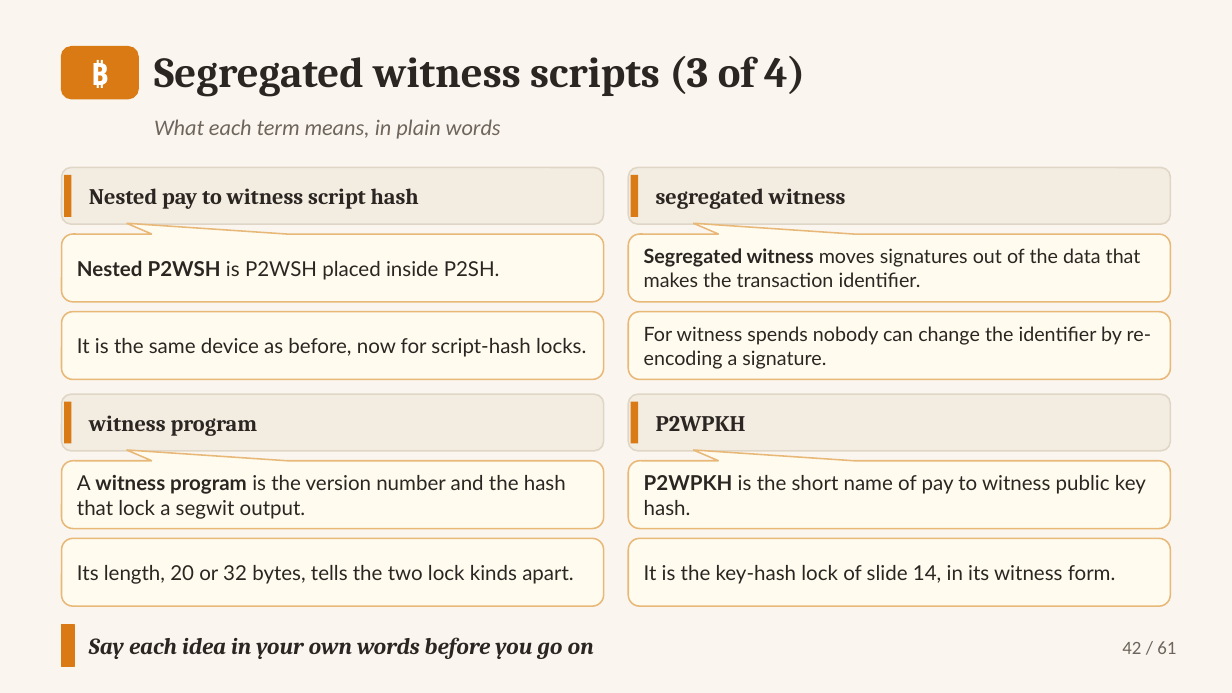
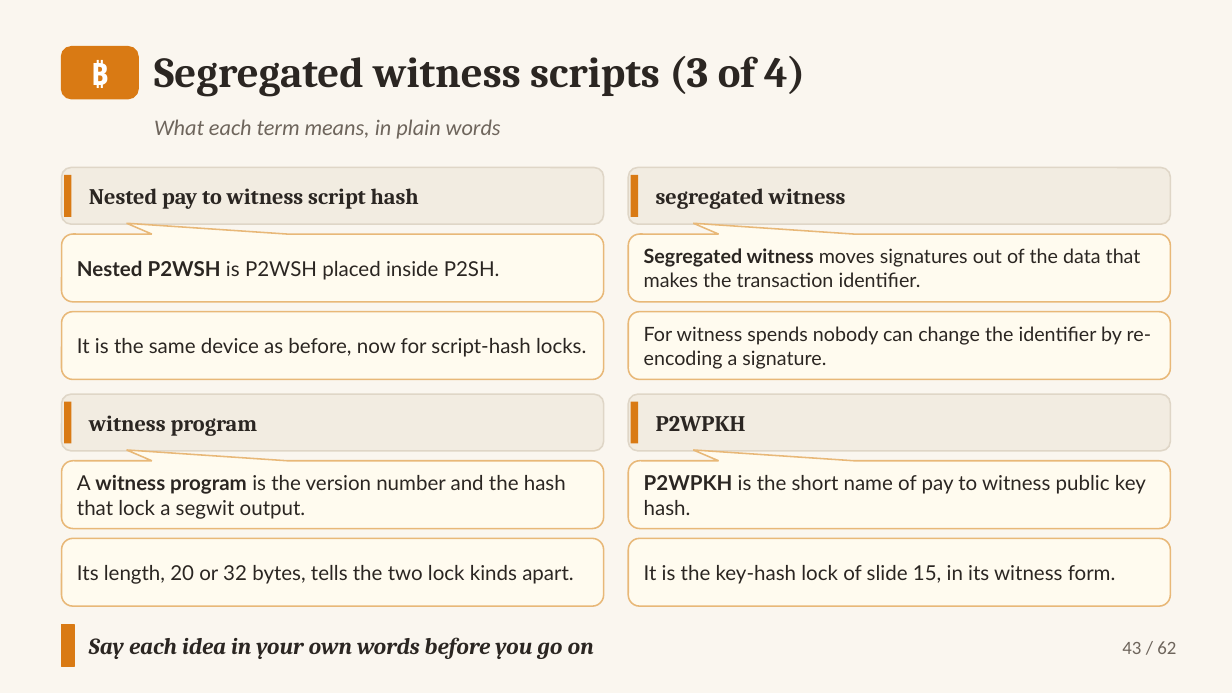
Before and after one commit to altunelyusuf/SEN0401, a slide deck: slide 43 of 03-materials/ch07/SEN0401_Ch07_AuthorizationAuthentication_3e_v2_6_0.pptx (slide 42 before the commit). Drawn at 1232x693 pixels with LibreOffice and Linux fonts; fonts in the diff are those of the drawing. Boxes give left, top, right and bottom in pixels: in the first picture for what was removed or moved away, otherwise in the second. Text is boxed around its words. In the diff, an @@ line names an element or a change of style, - is before the commit and + after.

```diff
--- a/03-materials/ch07/SEN0401_Ch07_AuthorizationAuthentication_3e_v2_6_0.pptx
+++ b/03-materials/ch07/SEN0401_Ch07_AuthorizationAuthentication_3e_v2_6_0.pptx
@@ text in rounded rectangle at [644,565,1116,584]: text changed @@
-It is the key-hash lock of slide 14, in its witness form.
+It is the key-hash lock of slide 15, in its witness form.
@@ text at [1122,641,1176,654]: text changed @@
-42 / 61
+43 / 62
```
Also in this commit, not shown: 60 other slides changed, 1 slide added, 8 other files.
